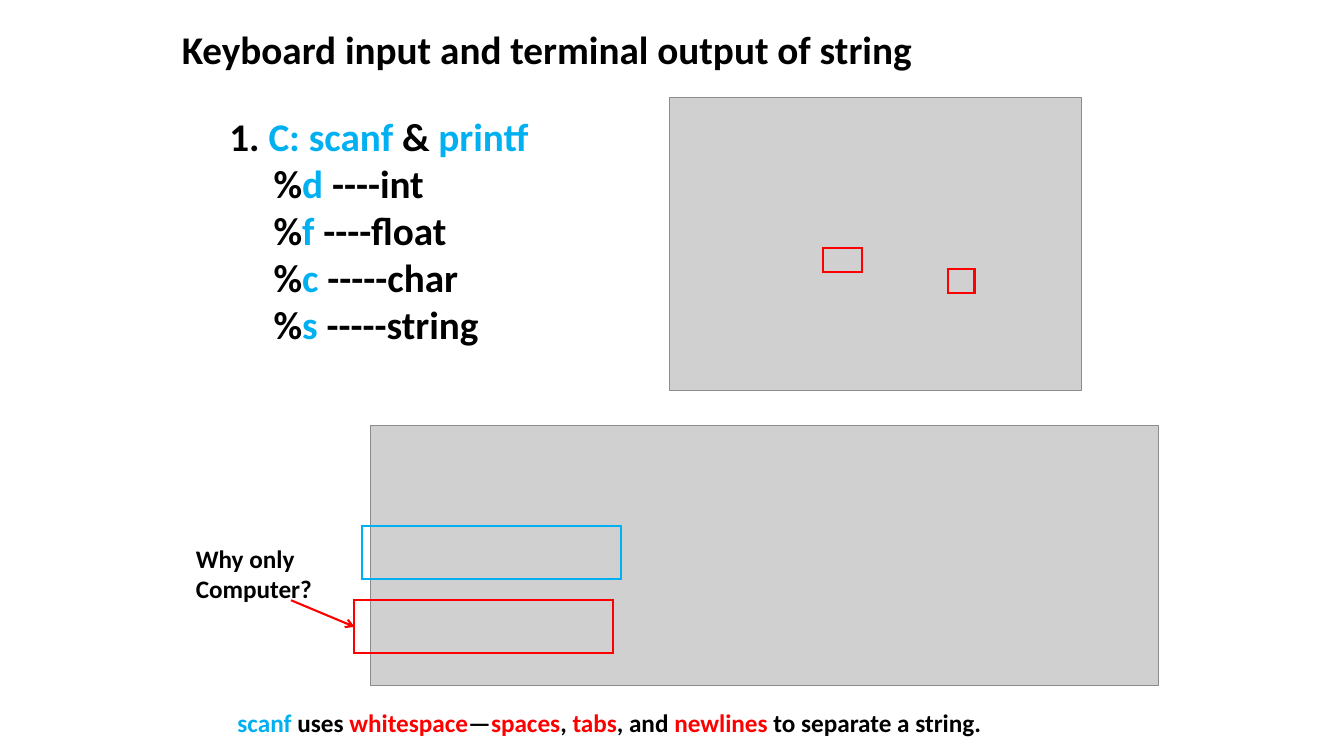
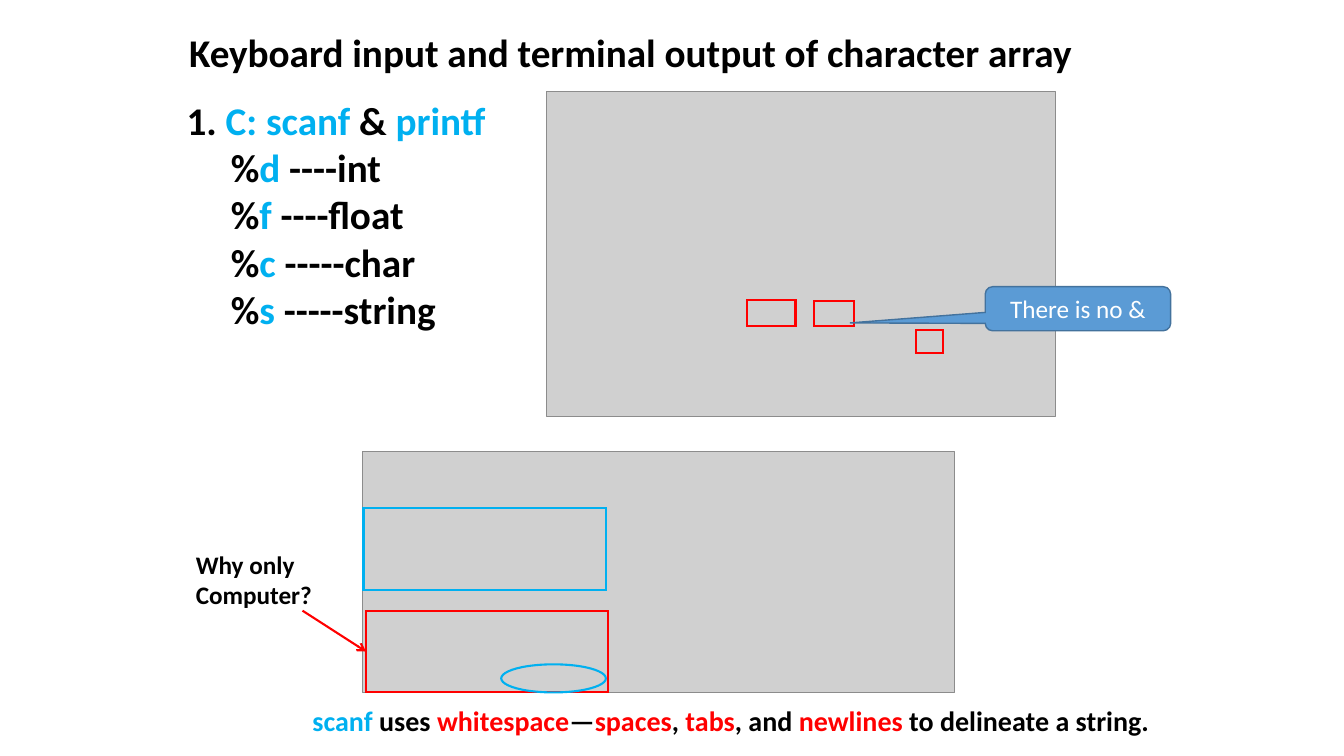
Before and after one commit to ShiqiYu/CPP, a slide deck: slide 17 of week04/Lab04.pptx (slide 15 before the commit). Drawn at 1344x756 pixels with LibreOffice and Linux fonts; fonts in the diff are those of the drawing; grey boxes stand for pictures; background and template pictures are left out. Boxes give left, top, right and bottom in pixels: in the first picture for what was removed or moved away, otherwise in the second. Text is boxed around its words. In the diff, an @@ line names an element or a change of style, - is before the commit and + after.

```diff
--- a/week04/Lab04.pptx
+++ b/week04/Lab04.pptx
@@ text at box(189, 39, 1071, 73): text changed @@
-Keyboard input and terminal output of string
+Keyboard input and terminal output of character array
@@ text "1. C: scanf & printf": place and size @@
-text "1. C: scanf & printf" at box(229, 123, 528, 346)
+text "1. C: scanf & printf" at box(187, 107, 486, 331)
@@ picture: place and size @@
-picture at box(669, 98, 1082, 391)
+picture at box(546, 92, 1056, 416)
@@ rounded speech box added at box(985, 286, 1171, 331), fill #5B9BD5, outline #43739E 1 pt, 18 pt, text #FFFFFF @@
+There is no &
@@ rectangle added at box(747, 300, 796, 326), outline #FF0000 1.5 pt @@
@@ rectangle: place and size @@
-rectangle at box(823, 248, 862, 272)
+rectangle at box(815, 301, 854, 327)
@@ rectangle: place and size @@
-rectangle at box(948, 269, 975, 293)
+rectangle at box(917, 330, 944, 354)
@@ picture: place and size @@
-picture at box(370, 425, 1159, 686)
+picture at box(363, 452, 956, 693)
@@ rectangle: place and size @@
-rectangle at box(363, 526, 621, 580)
+rectangle at box(364, 508, 606, 590)
@@ text "Why only": place and size @@
-text "Why only" at box(196, 550, 312, 604)
+text "Why only" at box(196, 556, 312, 611)
@@ arrow moved from (291, 600) - (355, 627) to (302, 611) - (366, 651) @@
@@ rectangle: place and size @@
-rectangle at box(355, 600, 613, 653)
+rectangle at box(366, 611, 608, 693)
@@ ellipse added at box(501, 664, 606, 693), outline #00B0F0 1.5 pt @@
@@ text at box(312, 711, 1149, 736): text changed; size 18 to 20 pt @@
-scanf uses whitespace—spaces, tabs, and newlines to separate a string.
+scanf uses whitespace—spaces, tabs, and newlines to delineate a string.
```
Also in this commit, not shown: 18 other slides changed, 4 slides added, 2 slides removed, 1 other file.
